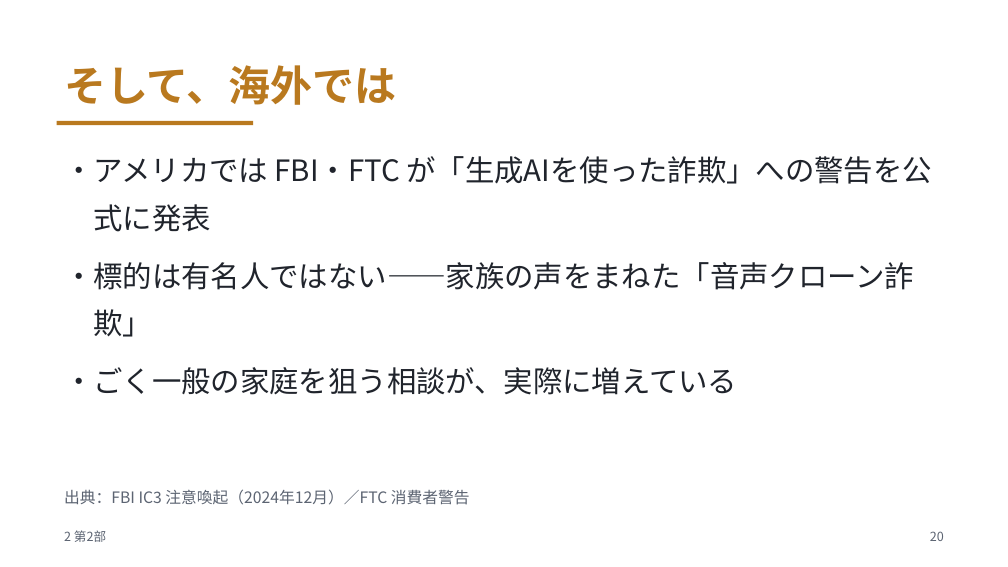
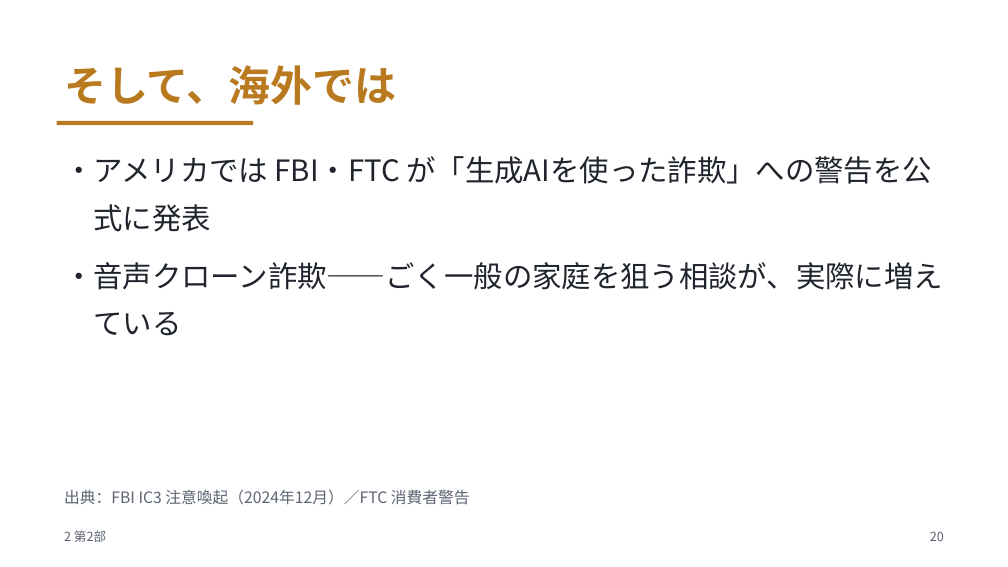
Before and after one commit to meitekku/deepfake-talk-v2, a slide deck: slide 20 of slides/deepfake-talk.pptx. Drawn at 1008x567 pixels with LibreOffice and Linux fonts; fonts in the diff are those of the drawing. Boxes give left, top, right and bottom in pixels: in the first picture for what was removed or moved away, otherwise in the second. Text is boxed around its words. In the diff, an @@ line names an element or a change of style, - is before the commit and + after.

Commit message:
スペインの囚人を「金持ちを助けて」導入に変更・音声クローン詐欺を大見出しスライドに昇格(全33枚)

```diff
--- a/slides/deepfake-talk.pptx
+++ b/slides/deepfake-talk.pptx
@@ text at [64, 262, 943, 336]: text changed @@
-・標的は有名人ではない——家族の声をまねた「音声クローン詐欺」
-・ごく一般の家庭を狙う相談が、実際に増えている
+・音声クローン詐欺——ごく一般の家庭を狙う相談が、実際に増えている
```
Also in this commit, not shown: 13 other slides changed, 1 slide added, 4 other files.
